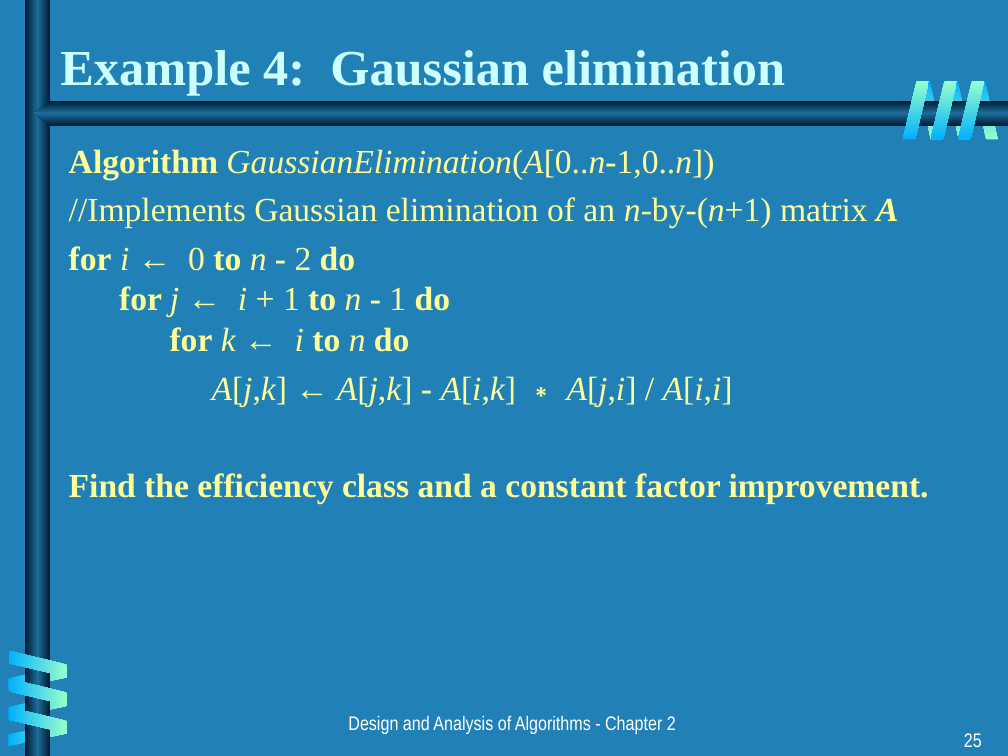
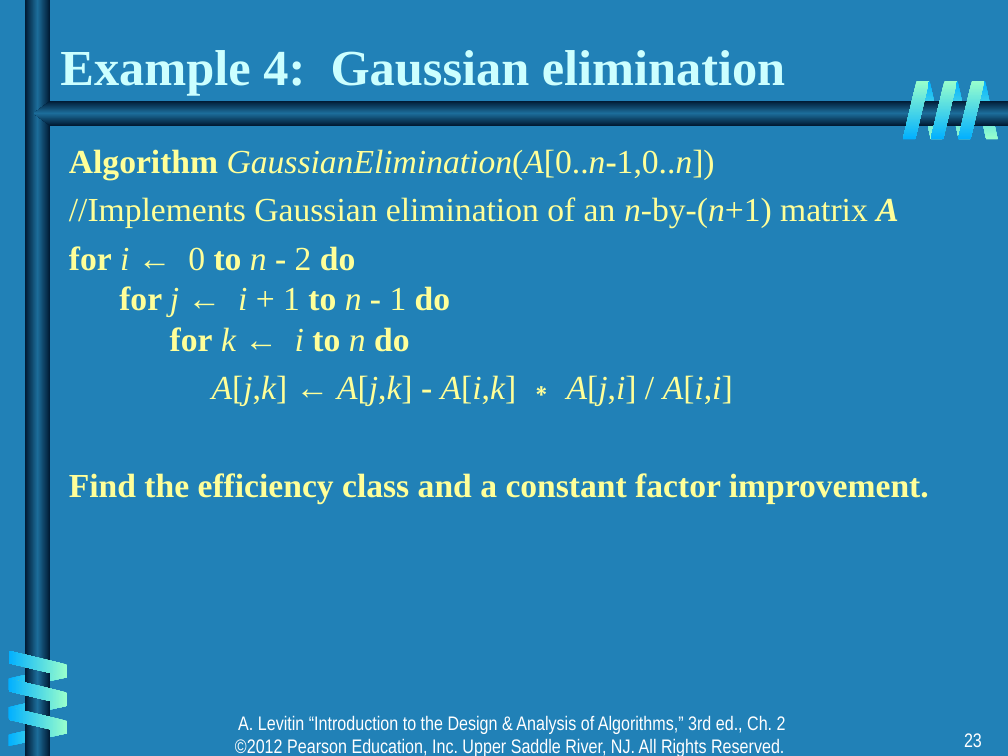
Before and after one commit to CMPT306/CMPT306.github.io, a slide deck: slide 23 of handouts/algorithms/ch02.ppt (slide 25 before the commit). Drawn at 1008x756 pixels with LibreOffice and Linux fonts; fonts in the diff are those of the drawing. Boxes give left, top, right and bottom in pixels: in the first picture for what was removed or moved away, otherwise in the second. Text is boxed around its words. In the diff, an @@ line names an element or a change of style, - is before the commit and + after.

Commit message:
algorithm analysis

```diff
--- a/handouts/algorithms/ch02.ppt
+++ b/handouts/algorithms/ch02.ppt
@@ text at [235, 715, 786, 756]: text changed @@
-Design and Analysis of Algorithms - Chapter 2
+A. Levitin “Introduction to the Design & Analysis of Algorithms,” 3rd ed., Ch. 2 ©2012 Pearson Education, Inc. Upper Saddle River, NJ. All Rights Reserved.
@@ page number at [964, 733, 982, 747]: text changed @@
-25
+23
```
Also in this commit, not shown: 33 other slides changed, 1 slide added, 3 slides removed, 1 other file.
